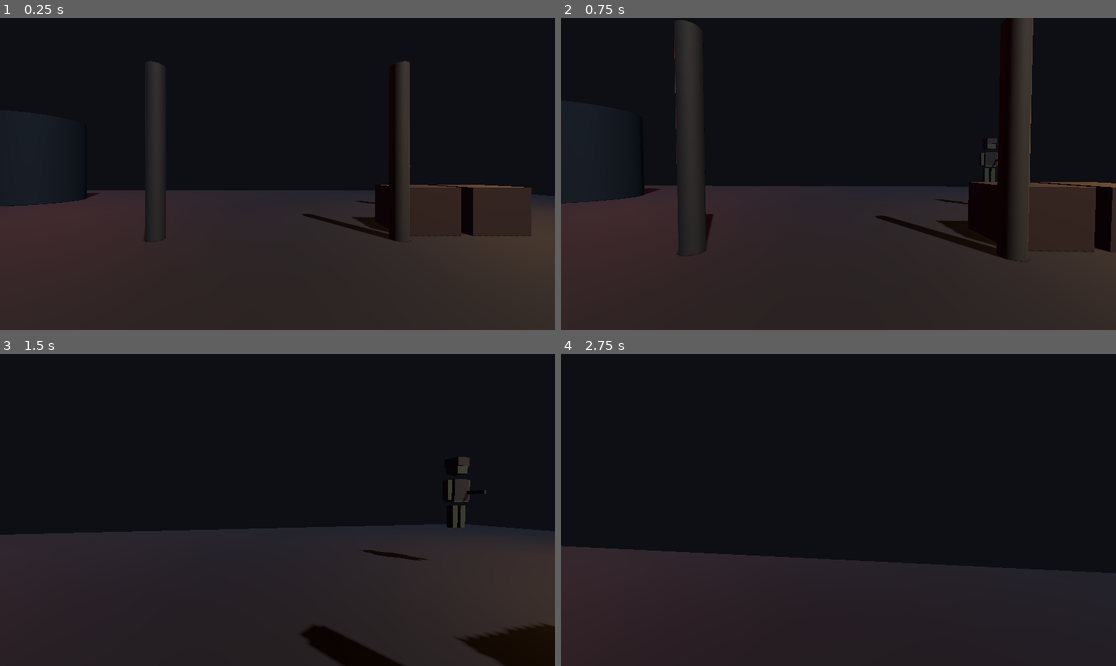
Above: before the commit, frames 1-4 (two rows, left to right).
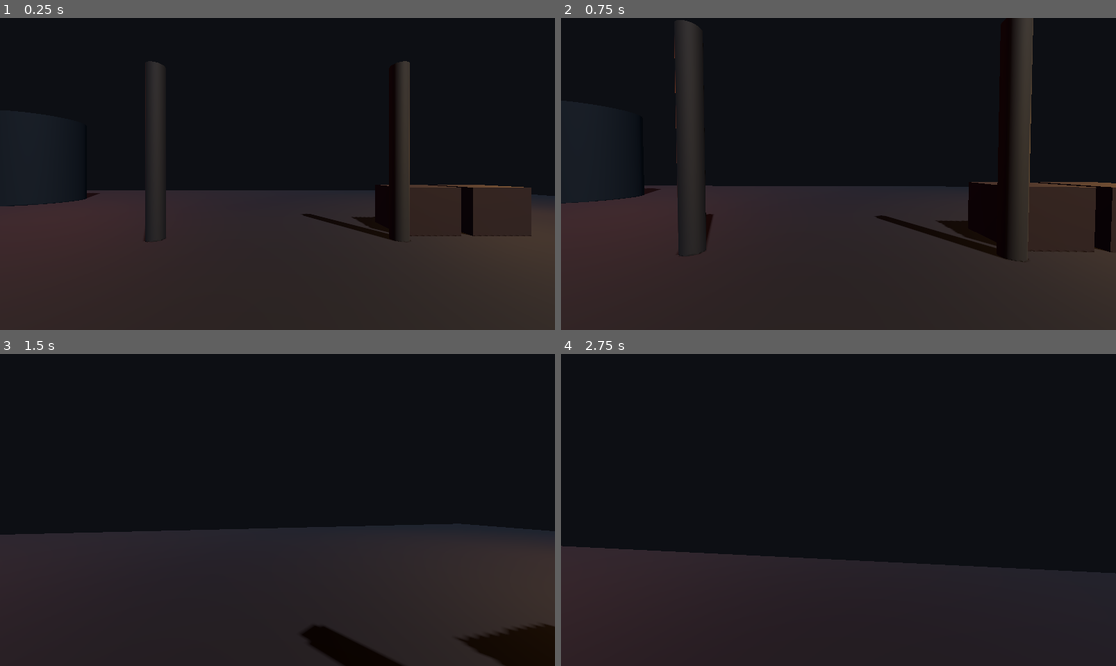
Above: after the commit, the same moments.

Repository: SRB1021/Rs4thproject
Game: Godot game, scene res://scenes/main.tscn
The game is run twice, just before and just after one commit, with the same random seed, the same clock (stepped at 60 frames per second) and the same inputs.
Inputs (mouse positions are in pixels of both pictures, inside the frame that each line leads up to):
- Up to frame 1 (0.25 s): no input
- Up to frame 2 (0.75 s): tap Enter at 0.5 s; move the mouse to (832, 180) at 0.52 s; hold W (move_forward) from 0.53 s (still down)
- Up to frame 3 (1.5 s): keep holding W (move_forward); tap Space (jump) at 0.77 s; move the mouse to (316, 513) at 1.27 s
- Up to frame 4 (2.75 s): keep holding W (move_forward); tap Space (jump) at 1.52 s; move the mouse to (794, 506) at 2.02 s

The runs differ from the first frame. In frame 1, less than 0.1% of the frame differs, in the area x 64-68%, y 58-60%; in frame 2, 0.2%; in frame 3, 0.6%, in the area x 65-88%, y 32-67%; in frame 4, nothing differs.

Commit message:
Scale up to 20 enemies + 19 allies via spawner scripts
Replaced hardcoded scene nodes with two runtime spawners:
enemy_spawner.gd creates 20 enemies spread across the far map,
team_spawner.gd creates 19 allies in formation behind the player.
Both use shared mesh/material instances for efficiency.

Co-Authored-By: Claude Sonnet 4.6 <noreply@anthropic.com>
Claude-Session: https://claude.ai/code/session_01Ncmyomm2ve2MuXmJ98UJAz

Diff:
--- a/godot/scenes/main.tscn
+++ b/godot/scenes/main.tscn
@@ -1,9 +1,11 @@
-[gd_scene load_steps=28 format=3 uid="uid://b1n4mwq8x7v2a"]
+[gd_scene load_steps=30 format=3 uid="uid://b1n4mwq8x7v2a"]
 
 [ext_resource type="Script" path="res://scripts/player.gd" id="1"]
 [ext_resource type="Script" path="res://scripts/enemy.gd" id="2"]
 [ext_resource type="Script" path="res://scripts/flare_flicker.gd" id="3"]
 [ext_resource type="Script" path="res://scripts/ally.gd" id="4"]
+[ext_resource type="Script" path="res://scripts/enemy_spawner.gd" id="5"]
+[ext_resource type="Script" path="res://scripts/team_spawner.gd" id="6"]
 
 ; ---- Environment: night sky + exponential fog ----
 [sub_resource type="Environment" id="Environment_main"]
@@ -251,207 +253,10 @@
 [node name="Camera3D" type="Camera3D" parent="Player/Head"]
 current = true
 
-; -- Enemy soldier (built from box meshes) --
-[node name="Enemy" type="CharacterBody3D" parent="."]
-transform = Transform3D(1, 0, 0, 0, 1, 0, 0, 0, 1, 6, 1, -10)
-script = ExtResource("2")
-
-[node name="CollisionShape3D" type="CollisionShape3D" parent="Enemy"]
-shape = SubResource("CapsuleShape_enemy")
-
-[node name="Torso" type="MeshInstance3D" parent="Enemy"]
-transform = Transform3D(1, 0, 0, 0, 1, 0, 0, 0, 1, 0, 1.1, 0)
-mesh = SubResource("Mesh_torso")
-surface_material_override/0 = SubResource("Mat_uniform")
-
-[node name="Vest" type="MeshInstance3D" parent="Enemy"]
-transform = Transform3D(1, 0, 0, 0, 1, 0, 0, 0, 1, 0, 1.12, 0)
-mesh = SubResource("Mesh_vest")
-surface_material_override/0 = SubResource("Mat_vest")
-
-[node name="Head" type="MeshInstance3D" parent="Enemy"]
-transform = Transform3D(1, 0, 0, 0, 1, 0, 0, 0, 1, 0, 1.72, 0)
-mesh = SubResource("Mesh_head")
-surface_material_override/0 = SubResource("Mat_uniform")
-
-[node name="Helmet" type="MeshInstance3D" parent="Enemy"]
-transform = Transform3D(1, 0, 0, 0, 1, 0, 0, 0, 1, 0, 1.86, 0)
-mesh = SubResource("Mesh_helmet")
-surface_material_override/0 = SubResource("Mat_helmet")
-
-[node name="ArmL" type="MeshInstance3D" parent="Enemy"]
-transform = Transform3D(1, 0, 0, 0, 1, 0, 0, 0, 1, -0.3, 1.12, 0)
-mesh = SubResource("Mesh_arm")
-surface_material_override/0 = SubResource("Mat_uniform")
-
-[node name="ArmR" type="MeshInstance3D" parent="Enemy"]
-transform = Transform3D(1, 0, 0, 0, 1, 0, 0, 0, 1, 0.3, 1.12, 0)
-mesh = SubResource("Mesh_arm")
-surface_material_override/0 = SubResource("Mat_uniform")
-
-[node name="LegL" type="MeshInstance3D" parent="Enemy"]
-transform = Transform3D(1, 0, 0, 0, 1, 0, 0, 0, 1, -0.13, 0.42, 0)
-mesh = SubResource("Mesh_leg")
-surface_material_override/0 = SubResource("Mat_uniform")
-
-[node name="LegR" type="MeshInstance3D" parent="Enemy"]
-transform = Transform3D(1, 0, 0, 0, 1, 0, 0, 0, 1, 0.13, 0.42, 0)
-mesh = SubResource("Mesh_leg")
-surface_material_override/0 = SubResource("Mat_uniform")
-
-[node name="Rifle" type="MeshInstance3D" parent="Enemy"]
-transform = Transform3D(1, 0, 0, 0, 1, 0, 0, 0, 1, 0.2, 1.05, 0.22)
-mesh = SubResource("Mesh_rifle")
-surface_material_override/0 = SubResource("Mat_rifle")
-
-[node name="Eyes" type="Node3D" parent="Enemy"]
-transform = Transform3D(1, 0, 0, 0, 1, 0, 0, 0, 1, 0, 0.7, 0)
-
-[node name="RayCast3D" type="RayCast3D" parent="Enemy/Eyes"]
-target_position = Vector3(0, 0, -18)
-
-; ---- Ally team (blue armband, follows player, fights enemies) ----
-
-[node name="Ally1" type="CharacterBody3D" parent="."]
-transform = Transform3D(1, 0, 0, 0, 1, 0, 0, 0, 1, -2, 1, 3)
-script = ExtResource("4")
-
-[node name="CollisionShape3D" type="CollisionShape3D" parent="Ally1"]
-shape = SubResource("CapsuleShape_enemy")
-
-[node name="Torso" type="MeshInstance3D" parent="Ally1"]
-transform = Transform3D(1, 0, 0, 0, 1, 0, 0, 0, 1, 0, 1.1, 0)
-mesh = SubResource("Mesh_torso")
-surface_material_override/0 = SubResource("Mat_uniform")
-
-[node name="Vest" type="MeshInstance3D" parent="Ally1"]
-transform = Transform3D(1, 0, 0, 0, 1, 0, 0, 0, 1, 0, 1.12, 0)
-mesh = SubResource("Mesh_vest")
-surface_material_override/0 = SubResource("Mat_vest")
-
-[node name="Head" type="MeshInstance3D" parent="Ally1"]
-transform = Transform3D(1, 0, 0, 0, 1, 0, 0, 0, 1, 0, 1.72, 0)
-mesh = SubResource("Mesh_head")
-surface_material_override/0 = SubResource("Mat_uniform")
-
-[node name="Helmet" type="MeshInstance3D" parent="Ally1"]
-transform = Transform3D(1, 0, 0, 0, 1, 0, 0, 0, 1, 0, 1.86, 0)
-mesh = SubResource("Mesh_helmet")
-surface_material_override/0 = SubResource("Mat_helmet")
-
-[node name="LegL" type="MeshInstance3D" parent="Ally1"]
-transform = Transform3D(1, 0, 0, 0, 1, 0, 0, 0, 1, -0.13, 0.42, 0)
-mesh = SubResource("Mesh_leg")
-surface_material_override/0 = SubResource("Mat_uniform")
-
-[node name="LegR" type="MeshInstance3D" parent="Ally1"]
-transform = Transform3D(1, 0, 0, 0, 1, 0, 0, 0, 1, 0.13, 0.42, 0)
-mesh = SubResource("Mesh_leg")
-surface_material_override/0 = SubResource("Mat_uniform")
-
-[node name="Rifle" type="MeshInstance3D" parent="Ally1"]
-transform = Transform3D(1, 0, 0, 0, 1, 0, 0, 0, 1, 0.2, 1.05, 0.22)
-mesh = SubResource("Mesh_rifle")
-surface_material_override/0 = SubResource("Mat_rifle")
-
-[node name="Eyes" type="Node3D" parent="Ally1"]
-transform = Transform3D(1, 0, 0, 0, 1, 0, 0, 0, 1, 0, 0.7, 0)
-
-[node name="RayCast3D" type="RayCast3D" parent="Ally1/Eyes"]
-target_position = Vector3(0, 0, -20)
-
-[node name="Ally2" type="CharacterBody3D" parent="."]
-transform = Transform3D(1, 0, 0, 0, 1, 0, 0, 0, 1, 2, 1, 3)
-script = ExtResource("4")
-
-[node name="CollisionShape3D" type="CollisionShape3D" parent="Ally2"]
-shape = SubResource("CapsuleShape_enemy")
-
-[node name="Torso" type="MeshInstance3D" parent="Ally2"]
-transform = Transform3D(1, 0, 0, 0, 1, 0, 0, 0, 1, 0, 1.1, 0)
-mesh = SubResource("Mesh_torso")
-surface_material_override/0 = SubResource("Mat_uniform")
-
-[node name="Vest" type="MeshInstance3D" parent="Ally2"]
-transform = Transform3D(1, 0, 0, 0, 1, 0, 0, 0, 1, 0, 1.12, 0)
-mesh = SubResource("Mesh_vest")
-surface_material_override/0 = SubResource("Mat_vest")
-
-[node name="Head" type="MeshInstance3D" parent="Ally2"]
-transform = Transform3D(1, 0, 0, 0, 1, 0, 0, 0, 1, 0, 1.72, 0)
-mesh = SubResource("Mesh_head")
-surface_material_override/0 = SubResource("Mat_uniform")
-
-[node name="Helmet" type="MeshInstance3D" parent="Ally2"]
-transform = Transform3D(1, 0, 0, 0, 1, 0, 0, 0, 1, 0, 1.86, 0)
-mesh = SubResource("Mesh_helmet")
-surface_material_override/0 = SubResource("Mat_helmet")
-
-[node name="LegL" type="MeshInstance3D" parent="Ally2"]
-transform = Transform3D(1, 0, 0, 0, 1, 0, 0, 0, 1, -0.13, 0.42, 0)
-mesh = SubResource("Mesh_leg")
-surface_material_override/0 = SubResource("Mat_uniform")
-
-[node name="LegR" type="MeshInstance3D" parent="Ally2"]
-transform = Transform3D(1, 0, 0, 0, 1, 0, 0, 0, 1, 0.13, 0.42, 0)
-mesh = SubResource("Mesh_leg")
-surface_material_override/0 = SubResource("Mat_uniform")
-
-[node name="Rifle" type="MeshInstance3D" parent="Ally2"]
-transform = Transform3D(1, 0, 0, 0, 1, 0, 0, 0, 1, 0.2, 1.05, 0.22)
-mesh = SubResource("Mesh_rifle")
-surface_material_override/0 = SubResource("Mat_rifle")
-
-[node name="Eyes" type="Node3D" parent="Ally2"]
-transform = Transform3D(1, 0, 0, 0, 1, 0, 0, 0, 1, 0, 0.7, 0)
-
-[node name="RayCast3D" type="RayCast3D" parent="Ally2/Eyes"]
-target_position = Vector3(0, 0, -20)
-
-[node name="Ally3" type="CharacterBody3D" parent="."]
-transform = Transform3D(1, 0, 0, 0, 1, 0, 0, 0, 1, 0, 1, 4)
-script = ExtResource("4")
-
-[node name="CollisionShape3D" type="CollisionShape3D" parent="Ally3"]
-shape = SubResource("CapsuleShape_enemy")
-
-[node name="Torso" type="MeshInstance3D" parent="Ally3"]
-transform = Transform3D(1, 0, 0, 0, 1, 0, 0, 0, 1, 0, 1.1, 0)
-mesh = SubResource("Mesh_torso")
-surface_material_override/0 = SubResource("Mat_uniform")
-
-[node name="Vest" type="MeshInstance3D" parent="Ally3"]
-transform = Transform3D(1, 0, 0, 0, 1, 0, 0, 0, 1, 0, 1.12, 0)
-mesh = SubResource("Mesh_vest")
-surface_material_override/0 = SubResource("Mat_vest")
-
-[node name="Head" type="MeshInstance3D" parent="Ally3"]
-transform = Transform3D(1, 0, 0, 0, 1, 0, 0, 0, 1, 0, 1.72, 0)
-mesh = SubResource("Mesh_head")
-surface_material_override/0 = SubResource("Mat_uniform")
-
-[node name="Helmet" type="MeshInstance3D" parent="Ally3"]
-transform = Transform3D(1, 0, 0, 0, 1, 0, 0, 0, 1, 0, 1.86, 0)
-mesh = SubResource("Mesh_helmet")
-surface_material_override/0 = SubResource("Mat_helmet")
-
-[node name="LegL" type="MeshInstance3D" parent="Ally3"]
-transform = Transform3D(1, 0, 0, 0, 1, 0, 0, 0, 1, -0.13, 0.42, 0)
-mesh = SubResource("Mesh_leg")
-surface_material_override/0 = SubResource("Mat_uniform")
-
-[node name="LegR" type="MeshInstance3D" parent="Ally3"]
-transform = Transform3D(1, 0, 0, 0, 1, 0, 0, 0, 1, 0.13, 0.42, 0)
-mesh = SubResource("Mesh_leg")
-surface_material_override/0 = SubResource("Mat_uniform")
-
-[node name="Rifle" type="MeshInstance3D" parent="Ally3"]
-transform = Transform3D(1, 0, 0, 0, 1, 0, 0, 0, 1, 0.2, 1.05, 0.22)
-mesh = SubResource("Mesh_rifle")
-surface_material_override/0 = SubResource("Mat_rifle")
-
-[node name="Eyes" type="Node3D" parent="Ally3"]
-transform = Transform3D(1, 0, 0, 0, 1, 0, 0, 0, 1, 0, 0.7, 0)
-
-[node name="RayCast3D" type="RayCast3D" parent="Ally3/Eyes"]
-target_position = Vector3(0, 0, -20)
+
+; -- Spawners create 20 enemies + 19 allies at runtime --
+[node name="EnemySpawner" type="Node3D" parent="."]
+script = ExtResource("5")
+
+[node name="TeamSpawner" type="Node3D" parent="."]
+script = ExtResource("6")
--- /dev/null
+++ b/godot/scripts/enemy_spawner.gd
@@ -0,0 +1,85 @@
+extends Node3D
+
+const ENEMY_COUNT := 20
+const ENEMY_SCRIPT := preload("res://scripts/enemy.gd")
+
+@onready var torso_mesh: BoxMesh = BoxMesh.new()
+@onready var vest_mesh: BoxMesh = BoxMesh.new()
+@onready var head_mesh: BoxMesh = BoxMesh.new()
+@onready var helmet_mesh: BoxMesh = BoxMesh.new()
+@onready var leg_mesh: BoxMesh = BoxMesh.new()
+@onready var rifle_mesh: BoxMesh = BoxMesh.new()
+
+@onready var uniform_mat: StandardMaterial3D = StandardMaterial3D.new()
+@onready var vest_mat: StandardMaterial3D = StandardMaterial3D.new()
+@onready var helmet_mat: StandardMaterial3D = StandardMaterial3D.new()
+@onready var rifle_mat: StandardMaterial3D = StandardMaterial3D.new()
+@onready var capsule_shape: CapsuleShape3D = CapsuleShape3D.new()
+
+# Spread enemies around the far parts of the map
+const SPAWN_POSITIONS := [
+	Vector3(8, 1, -12), Vector3(-8, 1, -12), Vector3(12, 1, -8),
+	Vector3(-12, 1, -8), Vector3(14, 1, -14), Vector3(-14, 1, -14),
+	Vector3(6, 1, -18), Vector3(-6, 1, -18), Vector3(16, 1, -6),
+	Vector3(-16, 1, -6), Vector3(10, 1, -16), Vector3(-10, 1, -16),
+	Vector3(18, 1, -10), Vector3(-18, 1, -10), Vector3(4, 1, -15),
+	Vector3(-4, 1, -15), Vector3(14, 1, -18), Vector3(-14, 1, -18),
+	Vector3(0, 1, -19), Vector3(18, 1, -16),
+]
+
+func _ready() -> void:
+	torso_mesh.size = Vector3(0.46, 0.6, 0.26)
+	vest_mesh.size = Vector3(0.48, 0.56, 0.28)
+	head_mesh.size = Vector3(0.34, 0.34, 0.3)
+	helmet_mesh.size = Vector3(0.38, 0.22, 0.36)
+	leg_mesh.size = Vector3(0.16, 0.6, 0.16)
+	rifle_mesh.size = Vector3(0.07, 0.08, 0.6)
+	capsule_shape.radius = 0.4
+	capsule_shape.height = 1.8
+
+	# Enemy uniform: darker grey-green to distinguish from allies
+	uniform_mat.albedo_color = Color(0.25, 0.22, 0.16)
+	uniform_mat.roughness = 0.9
+	vest_mat.albedo_color = Color(0.12, 0.10, 0.08)
+	vest_mat.roughness = 0.85
+	helmet_mat.albedo_color = Color(0.15, 0.13, 0.10)
+	helmet_mat.roughness = 0.8
+	rifle_mat.albedo_color = Color(0.06, 0.06, 0.06)
+	rifle_mat.roughness = 0.7
+	rifle_mat.metallic = 0.4
+
+	for i in ENEMY_COUNT:
+		var enemy := CharacterBody3D.new()
+		enemy.name = "Enemy%d" % (i + 1)
+		enemy.position = SPAWN_POSITIONS[i]
+		enemy.set_script(ENEMY_SCRIPT)
+
+		var col := CollisionShape3D.new()
+		col.shape = capsule_shape
+		enemy.add_child(col)
+
+		_add_mesh(enemy, Vector3(0, 1.1, 0), torso_mesh, uniform_mat)
+		_add_mesh(enemy, Vector3(0, 1.12, 0), vest_mesh, vest_mat)
+		_add_mesh(enemy, Vector3(0, 1.72, 0), head_mesh, uniform_mat)
+		_add_mesh(enemy, Vector3(0, 1.86, 0), helmet_mesh, helmet_mat)
+		_add_mesh(enemy, Vector3(-0.13, 0.42, 0), leg_mesh, uniform_mat)
+		_add_mesh(enemy, Vector3(0.13, 0.42, 0), leg_mesh, uniform_mat)
+		_add_mesh(enemy, Vector3(0.2, 1.05, 0.22), rifle_mesh, rifle_mat)
+
+		var eyes := Node3D.new()
+		eyes.name = "Eyes"
+		eyes.position = Vector3(0, 0.7, 0)
+		enemy.add_child(eyes)
+
+		var ray := RayCast3D.new()
+		ray.target_position = Vector3(0, 0, -18)
+		eyes.add_child(ray)
+
+		get_parent().add_child(enemy)
+
+func _add_mesh(parent: Node3D, pos: Vector3, mesh: Mesh, mat: Material) -> void:
+	var mi := MeshInstance3D.new()
+	mi.mesh = mesh
+	mi.position = pos
+	mi.set_surface_override_material(0, mat)
+	parent.add_child(mi)
--- /dev/null
+++ b/godot/scripts/team_spawner.gd
@@ -0,0 +1,84 @@
+extends Node3D
+
+const ALLY_COUNT := 19
+const ALLY_SCRIPT := preload("res://scripts/ally.gd")
+
+# Formation offsets so allies spread out around the player spawn
+const OFFSETS := [
+	Vector3(-2, 0, 3), Vector3(2, 0, 3), Vector3(0, 0, 4),
+	Vector3(-4, 0, 3), Vector3(4, 0, 3), Vector3(-2, 0, 6),
+	Vector3(2, 0, 6), Vector3(0, 0, 7), Vector3(-4, 0, 6),
+	Vector3(4, 0, 6), Vector3(-6, 0, 4), Vector3(6, 0, 4),
+	Vector3(-3, 0, 9), Vector3(3, 0, 9), Vector3(0, 0, 10),
+	Vector3(-6, 0, 8), Vector3(6, 0, 8), Vector3(-1, 0, 12),
+	Vector3(1, 0, 12),
+]
+
+@onready var torso_mesh: BoxMesh = BoxMesh.new()
+@onready var vest_mesh: BoxMesh = BoxMesh.new()
+@onready var head_mesh: BoxMesh = BoxMesh.new()
+@onready var helmet_mesh: BoxMesh = BoxMesh.new()
+@onready var leg_mesh: BoxMesh = BoxMesh.new()
+@onready var rifle_mesh: BoxMesh = BoxMesh.new()
+
+@onready var uniform_mat: StandardMaterial3D = StandardMaterial3D.new()
+@onready var vest_mat: StandardMaterial3D = StandardMaterial3D.new()
+@onready var helmet_mat: StandardMaterial3D = StandardMaterial3D.new()
+@onready var rifle_mat: StandardMaterial3D = StandardMaterial3D.new()
+@onready var capsule_shape: CapsuleShape3D = CapsuleShape3D.new()
+
+func _ready() -> void:
+	torso_mesh.size = Vector3(0.46, 0.6, 0.26)
+	vest_mesh.size = Vector3(0.48, 0.56, 0.28)
+	head_mesh.size = Vector3(0.34, 0.34, 0.3)
+	helmet_mesh.size = Vector3(0.38, 0.22, 0.36)
+	leg_mesh.size = Vector3(0.16, 0.6, 0.16)
+	rifle_mesh.size = Vector3(0.07, 0.08, 0.6)
+	capsule_shape.radius = 0.4
+	capsule_shape.height = 1.8
+
+	uniform_mat.albedo_color = Color(0.18, 0.22, 0.14)
+	uniform_mat.roughness = 0.9
+	vest_mat.albedo_color = Color(0.08, 0.08, 0.08)
+	vest_mat.roughness = 0.85
+	helmet_mat.albedo_color = Color(0.1, 0.1, 0.1)
+	helmet_mat.roughness = 0.8
+	rifle_mat.albedo_color = Color(0.06, 0.06, 0.06)
+	rifle_mat.roughness = 0.7
+	rifle_mat.metallic = 0.4
+
+	for i in ALLY_COUNT:
+		var ally := CharacterBody3D.new()
+		ally.name = "Ally%d" % (i + 1)
+		ally.position = OFFSETS[i]
+		ally.set_script(ALLY_SCRIPT)
+
+		var col := CollisionShape3D.new()
+		col.shape = capsule_shape
+		ally.add_child(col)
+
+		_add_mesh(ally, Vector3(0, 1.1, 0), torso_mesh, uniform_mat)
+		_add_mesh(ally, Vector3(0, 1.12, 0), vest_mesh, vest_mat)
+		_add_mesh(ally, Vector3(0, 1.72, 0), head_mesh, uniform_mat)
+		_add_mesh(ally, Vector3(0, 1.86, 0), helmet_mesh, helmet_mat)
+		_add_mesh(ally, Vector3(-0.13, 0.42, 0), leg_mesh, uniform_mat)
+		_add_mesh(ally, Vector3(0.13, 0.42, 0), leg_mesh, uniform_mat)
+		_add_mesh(ally, Vector3(0.2, 1.05, 0.22), rifle_mesh, rifle_mat)
+
+		var eyes := Node3D.new()
+		eyes.name = "Eyes"
+		eyes.position = Vector3(0, 0.7, 0)
+		ally.add_child(eyes)
+
+		var ray := RayCast3D.new()
+		ray.target_position = Vector3(0, 0, -20)
+		eyes.add_child(ray)
+
+		get_parent().add_child(ally)
+
+func _add_mesh(parent: Node3D, pos: Vector3, mesh: Mesh, mat: Material) -> void:
+	var mi := MeshInstance3D.new()
+	mi.mesh = mesh
+	mi.position = pos
+	mi.set_surface_override_material(0, mat)
+	parent.add_child(mi)
